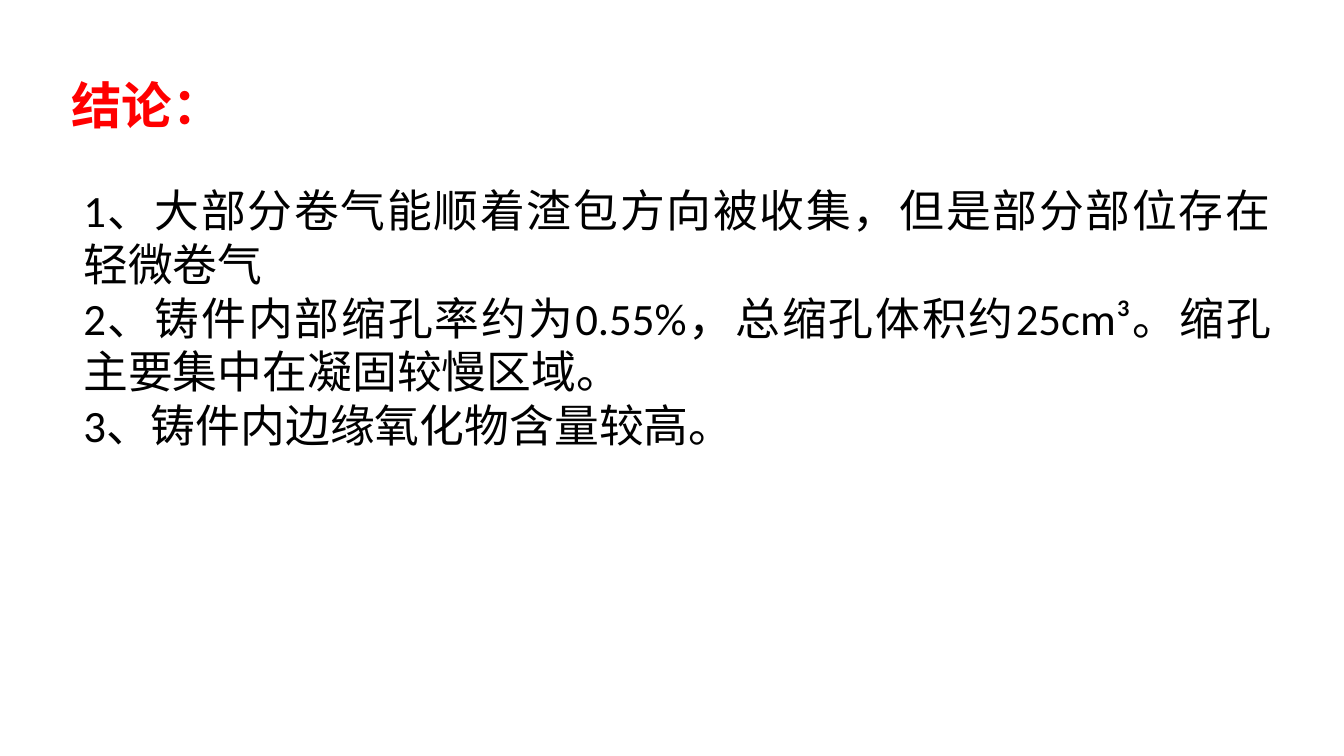
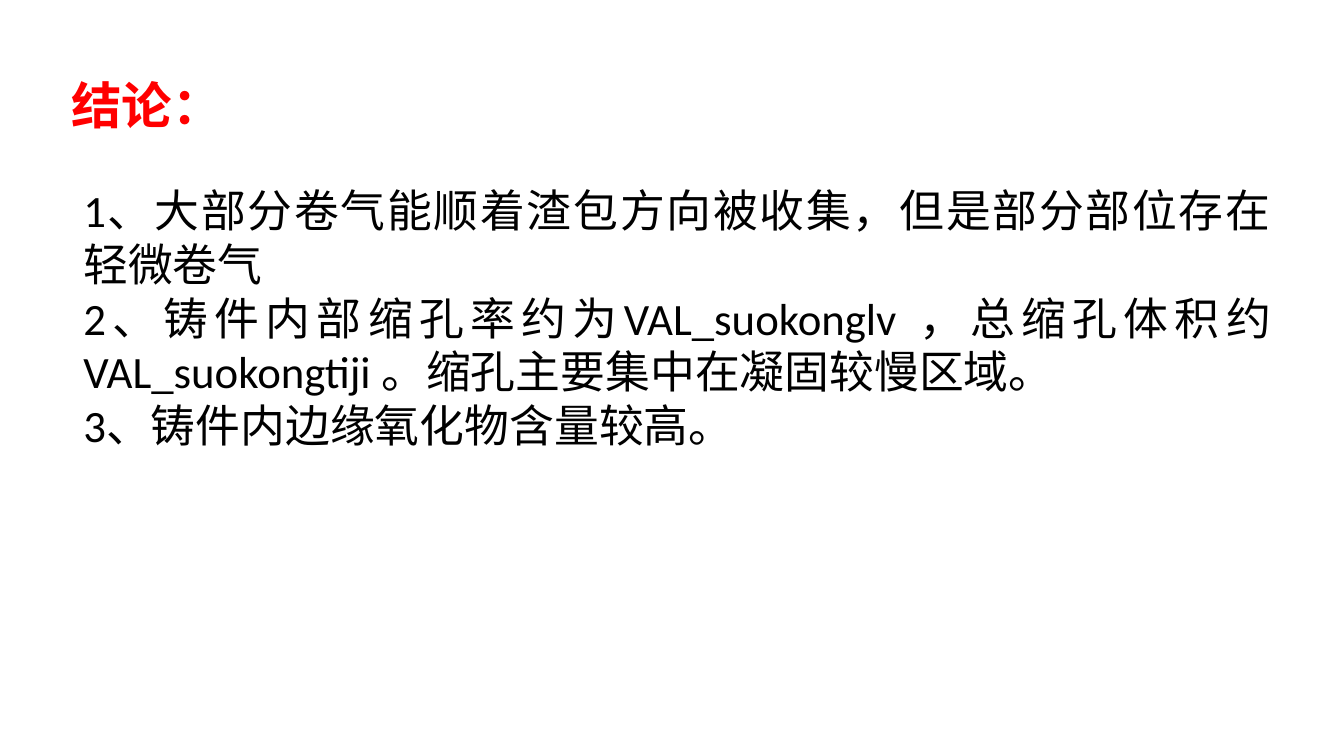
Before and after one commit to caomaowu/-----, a slide deck: slide 26 of 自动化模板4.pptx. Drawn at 1344x756 pixels with LibreOffice and Linux fonts; fonts in the diff are those of the drawing. Boxes give left, top, right and bottom in pixels: in the first picture for what was removed or moved away, otherwise in the second. Text is boxed around its words. In the diff, an @@ line names an element or a change of style, - is before the commit and + after.

```diff
--- a/自动化模板4.pptx
+++ b/自动化模板4.pptx
@@ text at (83, 297, 1271, 396): text changed @@
-2、铸件内部缩孔率约为0.55%，总缩孔体积约25cm³。缩孔主要集中在凝固较慢区域。
+2、铸件内部缩孔率约为VAL_suokonglv ，总缩孔体积约 VAL_suokongtiji 。缩孔主要集中在凝固较慢区域。
```
Also in this commit, not shown: 6 other slides changed, 4 other files.
